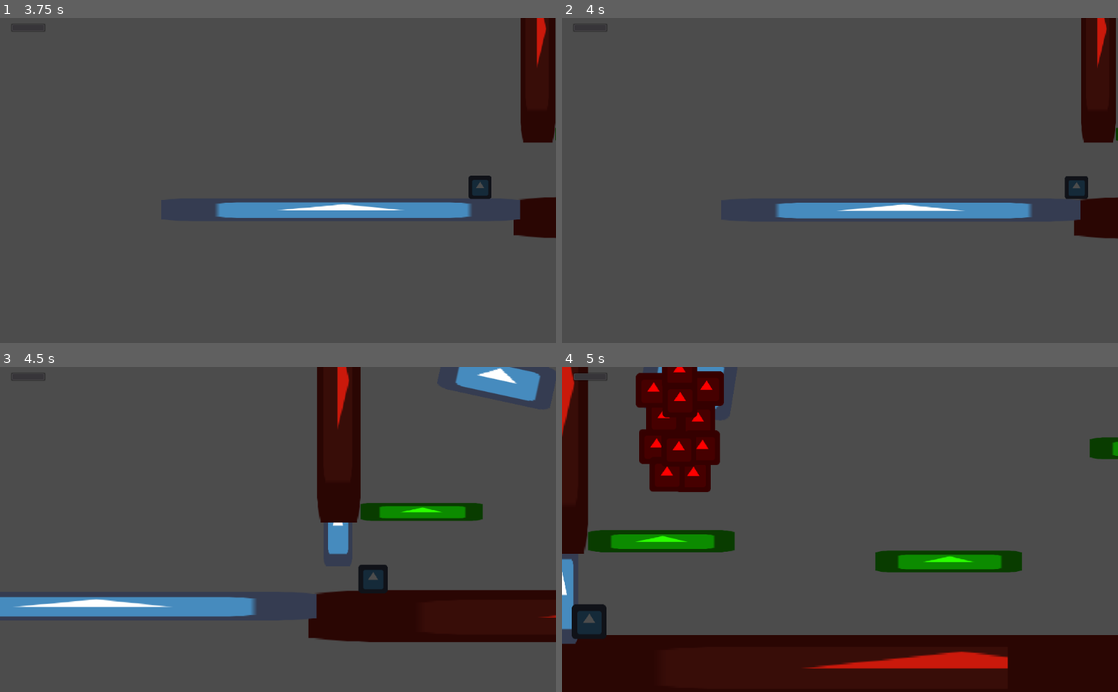
Above: before the commit, frames 1-4 (two rows, left to right).
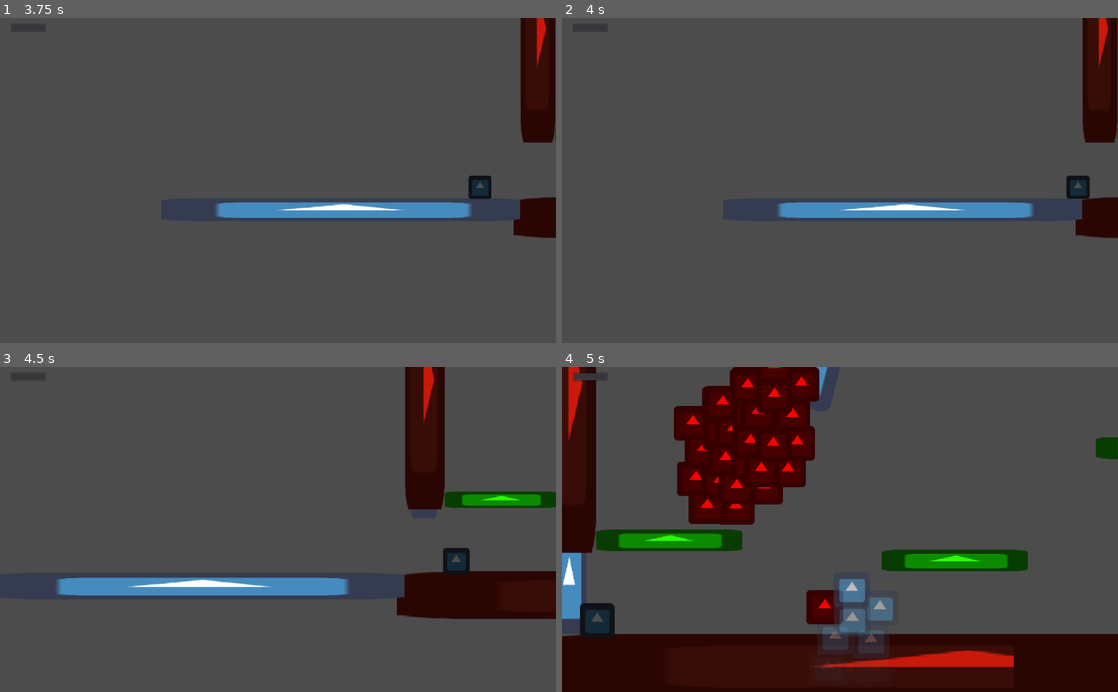
Above: after the commit, the same moments.

Repository: uspgamedev/welcome-to-your-mind
Game: Godot game, scene res://Stages/DepressionStage.tscn
Same seed, same stepped clock (60 frames per second), same inputs: the game is played once before the commit and once after it. The engine's default icon, where the game draws it, is replaced by a stand-in: a white triangle on a blue panel in a dark square. Sound files missing from this copy of the repository are replaced by a short silence.
Inputs:
- Up to frame 1 (3.75 s): tap Enter at 0.5 s; hold Right (ui_right) 0.53-2.03 s; tap Up (ui_up) at 0.77, 1.52, 3.02 s; hold Left (ui_left) 2.03-2.78 s; hold Right (ui_right) from 2.78 s (still down)
- Up to frame 2 (4 s): keep holding Right (ui_right); tap Up (ui_up) at 3.77 s
- Up to frame 3 (4.5 s): release Right (ui_right) at 4.28 s; hold Left (ui_left) from 4.28 s (still down)
- Up to frame 4 (5 s): keep holding Left (ui_left); tap Up (ui_up) at 4.52 s

Frame 1 is identical in both runs. In frame 2, 0.8% of the frame differs, in the area x 38-100%, y 0-68%; in frame 3, 23%, in the area x 0-100%, y 0-85%; in frame 4, 18%.
Error after the commit: Attempt to call function 'get_parent' in base 'null instance' on a null instance. (res://CameraAdjust.gd:24)

Commit message:
Tweaks in PuzzleOctopus
- Exiting the room now deactivates Octopus

- Entering the room activates Octopus immediatly

- A bunch of quality of life changes

Diff:
--- a/CameraAdjust.tscn
+++ b/CameraAdjust.tscn
@@ -2,16 +2,19 @@
 
 [ext_resource path="res://CameraAdjust.gd" type="Script" id=1]
 
-
-[node name="CameraAjudst" type="Node2D" index="0"]
+[node name="CameraAjudst" type="Node2D"]
 
 script = ExtResource( 1 )
 left_limit = -10000
+left_time = 0.5
 right_limit = 10000
+right_time = 0.5
 top_limit = -10000
+top_time = 0.5
 bottom_limit = 10000
+bottom_time = 0.5
 zoom = 1.0
-adjust_time = 0.5
+zoom_time = 0.5
 
 [node name="Area2D" type="Area2D" parent="." index="0"]
 
--- a/Stages/Depression/Enemies/Octopus/Octopus.gd
+++ b/Stages/Depression/Enemies/Octopus/Octopus.gd
@@ -10,7 +10,7 @@
 onready var initialy = get_global_position().y
 var Target
 
-var angle = 0
+var angle = -1.4
 
 func ready():
 	set_physics_process(false)
@@ -24,7 +24,20 @@
 func activate(Target):
 	self.Target = Target
 	set_physics_process(true)
+	start_attacking(Target)
+
+func deactivate():
+	Target = get_parent().get_node("CameraAdjust") # used to Octopus goes away after being deactivated
+	$AttackInterval.stop()
+	$AttackDuration.stop()
+	$AnimationPlayer.stop()
+
+	$FXAudioPlayer/Tween.interpolate_property($FXAudioPlayer, "volume_db", 0, -40, $AttackCooldown.wait_time, Tween.TRANS_LINEAR, Tween.EASE_IN_OUT)
+	$FXAudioPlayer/Tween.start()
+
 	$AttackCooldown.start()
+	yield($AttackCooldown, "timeout")
+	queue_free()
 
 func follow(Target, delta):
 	var dist = get_global_position() - Target.get_global_position()
@@ -32,6 +45,7 @@
 	if dist.x > 0:
 		direction = Vector2(-1, 0)
 	var speed = abs(dist.x) * SPEED_MULTIPLIER
+	speed = clamp(speed, 0.0, 400.0)
 	var velocity = direction * speed * delta
 	set_position(get_position() + velocity)
 	angle = (get_global_position() + Vector2(0, ATK_OFFSET)).angle_to_point(Target.get_global_position())
--- a/Stages/Depression/Enemies/Octopus/Octopus.tscn
+++ b/Stages/Depression/Enemies/Octopus/Octopus.tscn
@@ -43,7 +43,7 @@
 "values": [ Vector2( 3, 1.5 ), Vector2( 4, 1.5 ) ]
 }
 
-[node name="Octopus" type="Node2D"]
+[node name="Octopus" type="Node2D" index="0"]
 
 script = ExtResource( 1 )
 _sections_unfolded = [ "Pause" ]
@@ -65,7 +65,7 @@
 [node name="AttackCooldown" type="Timer" parent="." index="2"]
 
 process_mode = 1
-wait_time = 1.0
+wait_time = 2.0
 one_shot = true
 autostart = false
 
@@ -91,12 +91,21 @@
 
 stream = ExtResource( 4 )
 volume_db = 0.0
-pitch_scale = 1.0
+pitch_scale = 0.95
 autoplay = false
 max_distance = 2000.0
-attenuation = 1.0
+attenuation = 0.31864
 bus = "Master"
 area_mask = 1
+
+[node name="Tween" type="Tween" parent="FXAudioPlayer" index="0"]
+
+repeat = false
+playback_process_mode = 1
+playback_speed = 1.0
+playback/active = false
+playback/repeat = false
+playback/speed = 1.0
 
 [connection signal="timeout" from="AttackInterval" to="." method="_on_AttackInterval_timeout"]
 
--- a/Stages/Depression/PuzzleOctopus.gd
+++ b/Stages/Depression/PuzzleOctopus.gd
@@ -1,24 +1,27 @@
 extends Node2D
 
-func _on_Area2D_body_entered(body):
-	if body.is_in_group("Player"):
-		$Octopus.activate(body)
-		lower_left_door()
+const DOOR_SPD = 0.8
 
 func lower_left_door():
 	var LD = $Wall/LeftDoor
 	var Twn = $Wall/LeftDoor/Tween
 
-	Twn.interpolate_property(LD, "position", LD.get_position(),  LD.get_position() + Vector2(0, 170), 1.0, Tween.TRANS_QUAD, Tween.EASE_IN_OUT)
+	Twn.interpolate_property(LD, "position", LD.get_position(),  LD.get_position() + Vector2(0, 170), DOOR_SPD, Tween.TRANS_QUAD, Tween.EASE_IN_OUT)
 	Twn.start()
 
 func lower_right_door():
 	var RD = $Wall/RightDoor
 	var Twn = $Wall/RightDoor/Tween
 
-	Twn.interpolate_property(RD, "position", RD.get_position(),  RD.get_position() + Vector2(0, 170), 1.0, Tween.TRANS_QUAD, Tween.EASE_IN_OUT)
+	Twn.interpolate_property(RD, "position", RD.get_position(),  RD.get_position() + Vector2(0, 170), DOOR_SPD, Tween.TRANS_QUAD, Tween.EASE_IN_OUT)
 	Twn.start()
 
-func _on_ExitArea_body_entered(body):
+func _on_CameraAdjust_Area_exited(body):
+	if body.is_in_group("Player"):
+		lower_left_door()
+		$Octopus.activate(body)
+
+func _on_ExitArea_body_exited(body):
 	if body.is_in_group("Player"):
 		lower_right_door()
+		$Octopus.deactivate()
--- a/Stages/Depression/PuzzleOctopus.tscn
+++ b/Stages/Depression/PuzzleOctopus.tscn
@@ -1,14 +1,14 @@
-[gd_scene load_steps=11 format=2]
+[gd_scene load_steps=10 format=2]
 
 [ext_resource path="res://Stages/Depression/PuzzleOctopus.gd" type="Script" id=1]
 [ext_resource path="res://CameraAdjust.tscn" type="PackedScene" id=2]
 [ext_resource path="res://Stages/Depression/Enemies/Octopus/Octopus.tscn" type="PackedScene" id=3]
 [ext_resource path="res://icon.png" type="Texture" id=4]
 
-[sub_resource type="RectangleShape2D" id=1]
+[sub_resource type="RectangleShape2D" id=6]
 
 custom_solver_bias = 0.0
-extents = Vector2( 20, 100 )
+extents = Vector2( 20, 60 )
 
 [sub_resource type="RectangleShape2D" id=2]
 
@@ -30,19 +30,13 @@
 custom_solver_bias = 0.0
 extents = Vector2( 21.7433, 10 )
 
-[sub_resource type="RectangleShape2D" id=6]
-
-custom_solver_bias = 0.0
-extents = Vector2( 20, 60 )
-
-[node name="PuzzleOctopus" type="Node2D" index="0"]
+[node name="PuzzleOctopus" type="Node2D"]
 
 script = ExtResource( 1 )
 
-[node name="CameraAjudst" parent="." index="0" instance=ExtResource( 2 )]
-
-editor/display_folded = true
-position = Vector2( -350, 430 )
+[node name="CameraAdjust" parent="." index="0" instance=ExtResource( 2 )]
+
+position = Vector2( -300, 430 )
 _sections_unfolded = [ "Transform" ]
 left_limit = -300
 left_time = 1.0
@@ -54,14 +48,15 @@
 bottom_time = 2.0
 zoom_time = 1.0
 
-[node name="CollisionShape2D" type="CollisionShape2D" parent="CameraAjudst/Area2D" index="0"]
-
-shape = SubResource( 1 )
+[node name="CollisionShape2D" type="CollisionShape2D" parent="CameraAdjust/Area2D" index="0"]
+
+shape = SubResource( 6 )
 _sections_unfolded = [ "Transform" ]
 
 [node name="Octopus" parent="." index="1" instance=ExtResource( 3 )]
 
-position = Vector2( 290.54, 24.7268 )
+position = Vector2( 400, 0 )
+_sections_unfolded = [ "Pause", "Transform" ]
 
 [node name="Floor" type="Node2D" parent="." index="2"]
 
@@ -406,7 +401,6 @@
 
 [node name="ExitArea" type="Area2D" parent="." index="5"]
 
-editor/display_folded = true
 position = Vector2( 2065, 440 )
 input_pickable = true
 gravity_vec = Vector2( 0, 1 )
@@ -424,9 +418,9 @@
 
 shape = SubResource( 6 )
 
-[connection signal="body_entered" from="CameraAjudst/Area2D" to="." method="_on_Area2D_body_entered"]
-
-[connection signal="body_entered" from="ExitArea" to="." method="_on_ExitArea_body_entered"]
-
-
-[editable path="CameraAjudst"]
+[connection signal="body_exited" from="CameraAdjust/Area2D" to="." method="_on_CameraAdjust_Area_exited"]
+
+[connection signal="body_exited" from="ExitArea" to="." method="_on_ExitArea_body_exited"]
+
+
+[editable path="CameraAdjust"]
